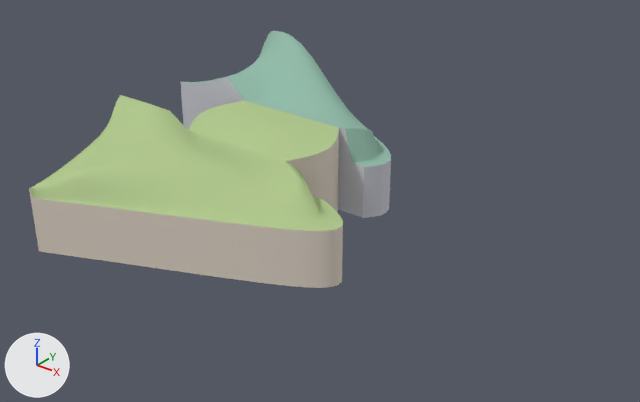
The glTF model docs/design/2026-10-12-core-growth-terrain-source/loop-parts.glb: old version first, new version second.
Before and after are seen from a camera (50 mm lens) standing at (25.11, -3.64, 5.57) and looking at (17.74, 5.57, -0.14). Every picture has the same lights, and +X, +Y and +Z are marked at lower left. The picture after the commit comes second. Vertices at exactly the same position are counted once.

The first picture shows 'connection/coastal-bank', 'connection/top', 'east/coastal-bank', 'east/top', 'north/coastal-bank', 'north/top'.
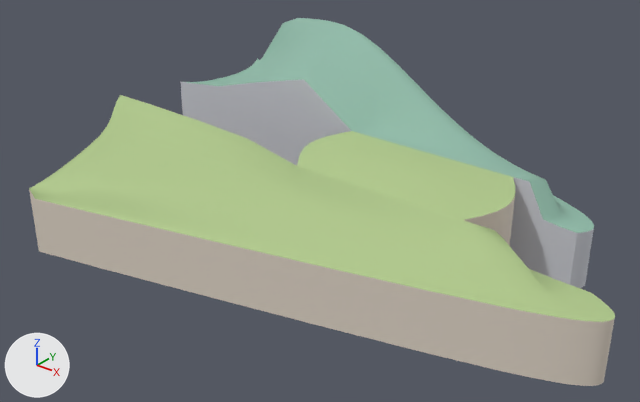
Diff of the bpy script that builds the scene:
```diff
--- a/docs/design/2026-10-12-core-growth-terrain-source/loop-parts.glb.py
+++ b/docs/design/2026-10-12-core-growth-terrain-source/loop-parts.glb.py
@@ me_north_top @@
-me_north_top.from_pydata(...)  # 2262 vertices, 4240 faces; spans x 0.18..4.93, y -1.35..1.24, z 0.05..1.35
+me_north_top.from_pydata(...)  # 2262 vertices, 4240 faces; spans x 0.18..8.37, y -1.35..1.24, z 0.05..1.75
+# me_north_top part 1: 2128 of 2262 vertices moved; they spanned x 0.19..4.93, y -1.35..1.22, z 0.05..1.35 and now span x 0.2..8.37, y -1.35..1.22, z 0.05..1.75; mean shift (1.62, 0.0, 0.11); largest move (4.75, -1.35, 0.05) -> (8.25, -1.35, 0.05)
 me_north_top.materials.append(mat_hill___silvery_meadow)
@@ me_north_coastal_bank @@
-me_north_coastal_bank.from_pydata(...)  # 825 vertices, 1096 faces; spans x 0.18..4.93, y -1.35..1.24, z -0.84..0.91
+me_north_coastal_bank.from_pydata(...)  # 825 vertices, 1096 faces; spans x 0.18..8.37, y -1.35..1.24, z -0.84..1.22
+# me_north_coastal_bank part 2: 411 of 825 vertices moved; they spanned x 0.24..4.93, y -1.35..1.22, z -0.84..0.58 and now span x 0.28..8.37, y -1.35..1.22, z -0.84..0.58; mean shift (2.27, 0.0, 0.0); largest move (4.75, -1.35, 0.05) -> (8.25, -1.35, 0.05)
+# me_north_coastal_bank part 3: 12 of 825 vertices moved; they spanned x 1.08..2.25, y -1.35, z -0.84..0.91 and now span x 1.64..4.5, y -1.35, z -0.84..1.22; mean shift (1.41, 0.0, 0.05); largest move (2.25, -1.35, 0.58) -> (4.5, -1.35, 0.58)
 me_north_coastal_bank.materials.append(mat_ridge___light_stratified_stone)
@@ me_east_top @@
-me_east_top.from_pydata(...)  # 2602 vertices, 4880 faces; spans x 0.64..5.69, y -1.24..1.34, z 0.05..0.69
+me_east_top.from_pydata(...)  # 2602 vertices, 4880 faces; spans x 0.64..9.44, y -1.24..1.34, z 0.05..0.69
+# me_east_top part 4: 2447 of 2602 vertices moved; they spanned x 1.04..5.69, y -1.22..1.34, z 0.05..0.69 and now span x 1.6..9.44, y -1.22..1.34, z 0.05..0.68; mean shift (1.67, 0.0, -0.03); largest move (5.0, 1.34, 0.05) -> (9.0, 1.34, 0.05)
 me_east_top.materials.append(mat_harbor___light_seaside_meadow)
@@ me_east_coastal_bank @@
-me_east_coastal_bank.from_pydata(...)  # 945 vertices, 1256 faces; spans x 0.64..5.69, y -1.24..1.34, z -0.84..0.69
+me_east_coastal_bank.from_pydata(...)  # 945 vertices, 1256 faces; spans x 0.64..9.44, y -1.24..1.34, z -0.84..0.69
+# me_east_coastal_bank part 5: 471 of 945 vertices moved; they spanned x 1.69..5.69, y -1.22..1.34, z -0.84..0.44 and now span x 1.74..9.44, y -1.22..1.34, z -0.84..0.44; mean shift (2.58, 0.0, 0.0); largest move (5.0, 1.34, 0.05) -> (9.0, 1.34, 0.05)
+# other edits to the shape of me_east_coastal_bank do not show in these pictures
 me_east_coastal_bank.materials.append(mat_shore___pale_sand)
@@ me_connection_top @@
-me_connection_top.from_pydata(...)  # 117 vertices, 192 faces; spans x 14.95..17.55, y 5.34..6.65, z 0.44..0.6
+me_connection_top.from_pydata(...)  # 117 vertices, 192 faces; spans x 17.2..20.55, y 5.34..6.65, z 0.44..0.6
+# me_connection_top part 6: 117 of 117 vertices moved; they spanned x 14.95..17.55, y 5.34..6.65, z 0.44..0.6 and now span x 17.2..20.55, y 5.34..6.65, z 0.44..0.6; mean shift (2.62, 0.0, 0.0)
 me_connection_top.materials.append(mat_harbor___light_seaside_meadow)
@@ me_connection_coastal_bank @@
-me_connection_coastal_bank.from_pydata(...)  # 78 vertices, 96 faces; spans x 14.95..17.55, y 5.34..6.65, z -0.84..0.58
+me_connection_coastal_bank.from_pydata(...)  # 78 vertices, 96 faces; spans x 17.2..20.55, y 5.34..6.65, z -0.84..0.58
+# me_connection_coastal_bank part 7: the loose piece of 39 vertices spanning x 17.25..17.55, y 5.34..6.65, z -0.84..0.58 is moved by (3.0, 0.0, 0.0)
+# other edits to the shape of me_connection_coastal_bank do not show in these pictures
 me_connection_coastal_bank.materials.append(mat_shore___pale_sand)
```

What differs and where, as boxes [x1, y1, x2, y2] in the pictures (640 x 402 px; the box of a moved part takes in the faces that stretch with it):
'east/top', reshaped (86% wider, 66% taller): before [29, 95, 343, 231]; after [29, 95, 615, 322]
'east/coastal-bank', reshaped: before [29, 190, 343, 288]; after [29, 190, 615, 386]
'north/top', reshaped (99% wider, 58% taller): before [187, 31, 391, 167]; after [187, 18, 594, 233]
'north/coastal-bank', reshaped (96% wider, 48% taller): before [180, 77, 391, 218]; after [180, 79, 594, 288]
'connection/top', reshaped (45% wider, 45% taller): before [189, 101, 339, 162]; after [297, 131, 515, 220]
'connection/coastal-bank', reshaped: before [285, 131, 339, 213]; after [464, 191, 516, 246]
part 2 of me_north_coastal_bank, moved or reshaped: before [338, 128, 391, 218]; after [510, 177, 594, 288]
part 3 of me_north_coastal_bank, moved or reshaped: before [180, 77, 245, 130]; after [180, 79, 351, 166]
